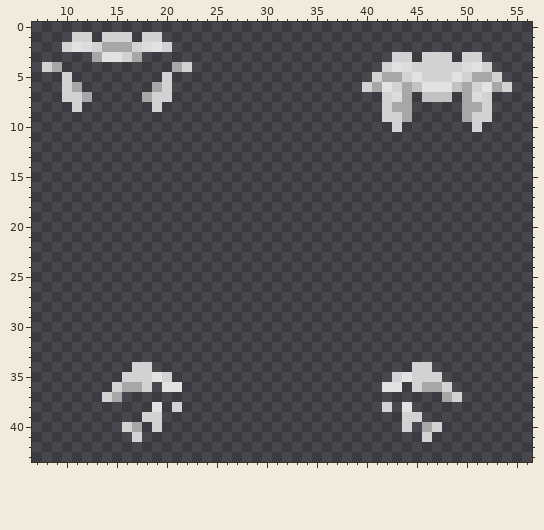
Pixel-art sprite: Resources/Textures/_ShibaStation/Mobs/Customization/resomi_hair.rsi/ResomiDefault.png. The picture above is the old version.
The file is 64x64 pixels. Colours within 5 levels of each other are drawn and written as one. Shown: x 7..56, y 0..43.
New version:
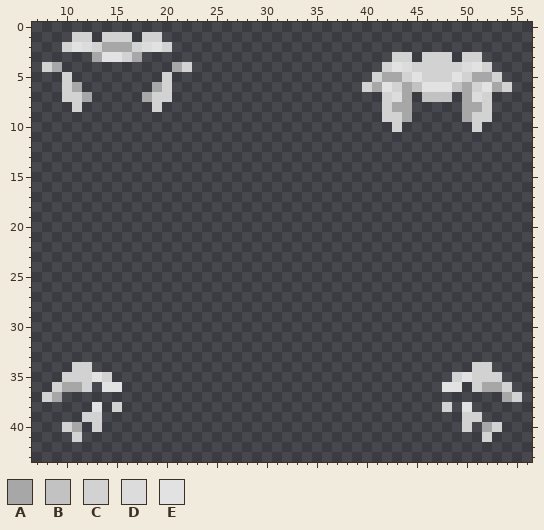
Palette (. is transparent): A #a7a7a7  B #c2c2c2  C #d2d2d2  D #dcdcdc  E #e2e2e2
The exact change:
Changed rows in their new state; - is an unchanged pixel.
first column x 8:
34 ---CC----..--------------------------..----CC---
35 --CCCEC-.....----------------------.....-CECCC--
36 -CAAC-EE...-..--------------------..-...EE-CAAC-
37 CA----..--------------------------------..----AC
38 -----E-C---.-.--------------------.-.---C-E-----
39 ----CC----..------------------------..----CC----
40 --CA-C--..-.------------------------.-..--C-AC--
41 ---C-----.----------------------------.-----C---
